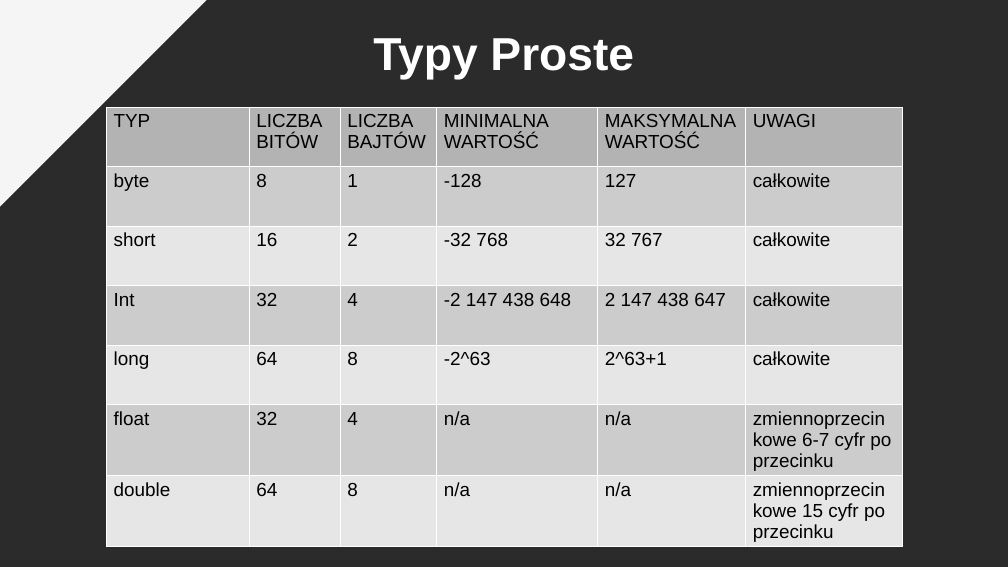
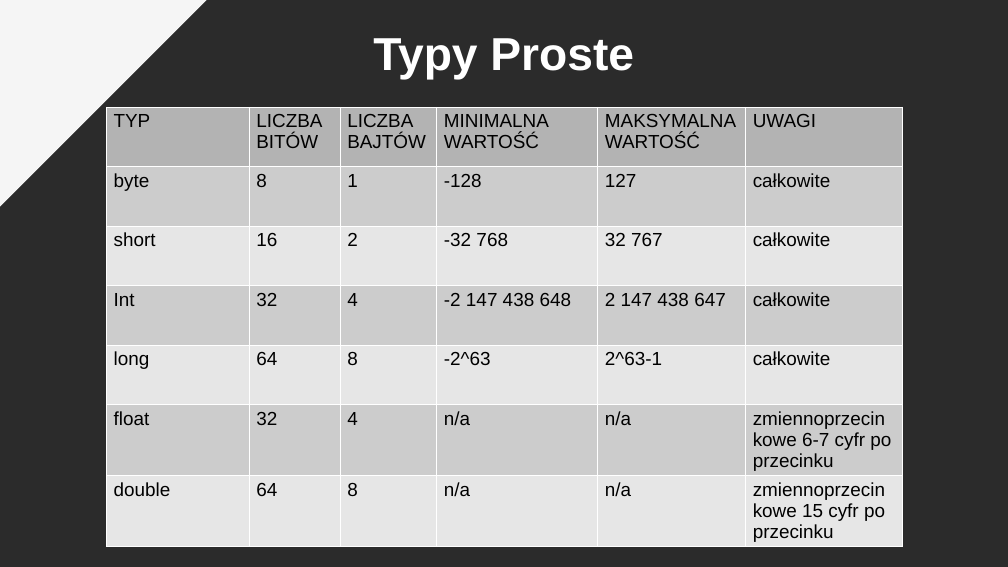
Before and after one commit to pkrajnik/WprowadzenieDoJava4Zajecia, a slide deck: slide 6 of WprowadzenieDoJezykaJAVA_4_zajecia_PiotrKrajnik.pptx. Drawn at 1008x567 pixels with LibreOffice and Linux fonts; fonts in the diff are those of the drawing; background and template pictures are left out; a plain dark background stands for a picture behind light text. Boxes give left, top, right and bottom in pixels: in the first picture for what was removed or moved away, otherwise in the second. Text is boxed around its words. In the diff, an @@ line names an element or a change of style, - is before the commit and + after.

```diff
--- a/WprowadzenieDoJezykaJAVA_4_zajecia_PiotrKrajnik.pptx
+++ b/WprowadzenieDoJezykaJAVA_4_zajecia_PiotrKrajnik.pptx
@@ table at <box>106,107,902,546</box> @@
-row 5, column 5: 2^63+1
+row 5, column 5: 2^63-1
```
